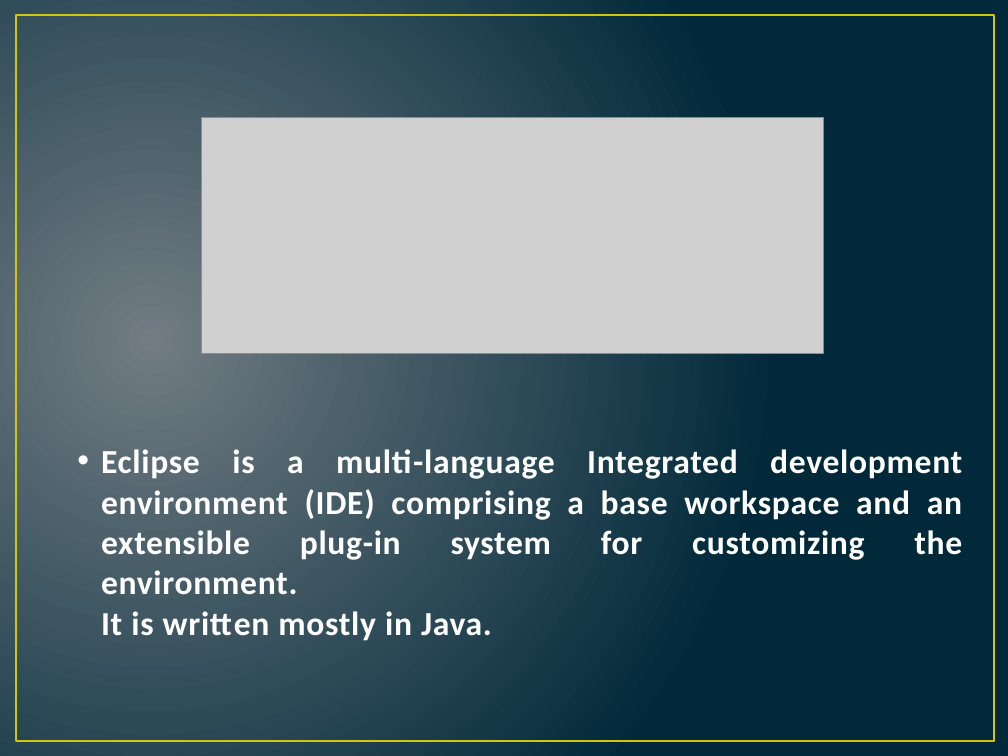
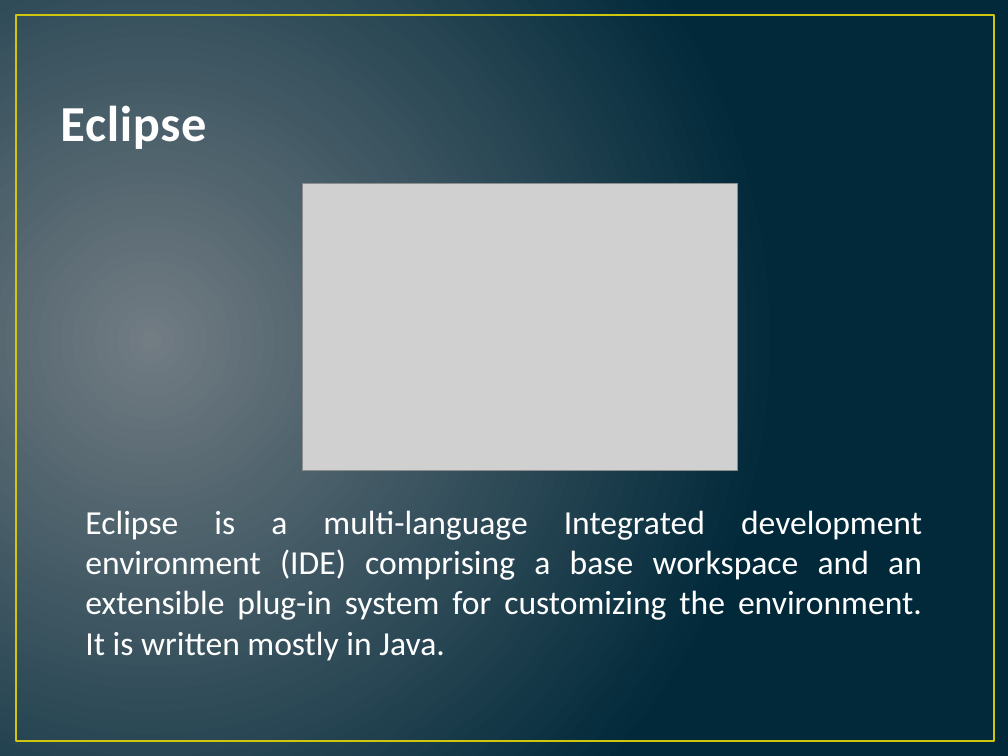
Before and after one commit to mayankrastogi/MonsterAssault, a slide deck: slide 9 of Documentation/Monster Assault.pptx. Drawn at 1008x756 pixels with LibreOffice and Linux fonts; fonts in the diff are those of the drawing; grey boxes stand for pictures. Boxes give left, top, right and bottom in pixels: in the first picture for what was removed or moved away, otherwise in the second. Text is boxed around its words. In the diff, an @@ line names an element or a change of style, - is before the commit and + after.

```diff
--- a/Documentation/Monster Assault.pptx
+++ b/Documentation/Monster Assault.pptx
@@ title added at (60, 105, 206, 149), 36 pt, text #FEFEFE, bold @@
+Eclipse
@@ picture: place and size @@
-picture at (202, 118, 824, 354)
+picture at (302, 183, 737, 470)
@@ text "Eclipse is a multi-language Integrated ...": place and size @@
-text "Eclipse is a multi-language Integrated ..." at (101, 449, 962, 641)
+text "Eclipse is a multi-language Integrated ..." at (85, 510, 922, 661)
@@ text "Eclipse is a multi-language Integrated ..." at (85, 510, 922, 661): text colour #FEFEFE to #FFFFFF, letter spacing 0.5 to 0 pt, letter outline #384F55 1.05 pt to none, bold off; bullet • to none; vertical alignment bottom to top @@
```
Also in this commit, not shown: 8 other slides changed.
